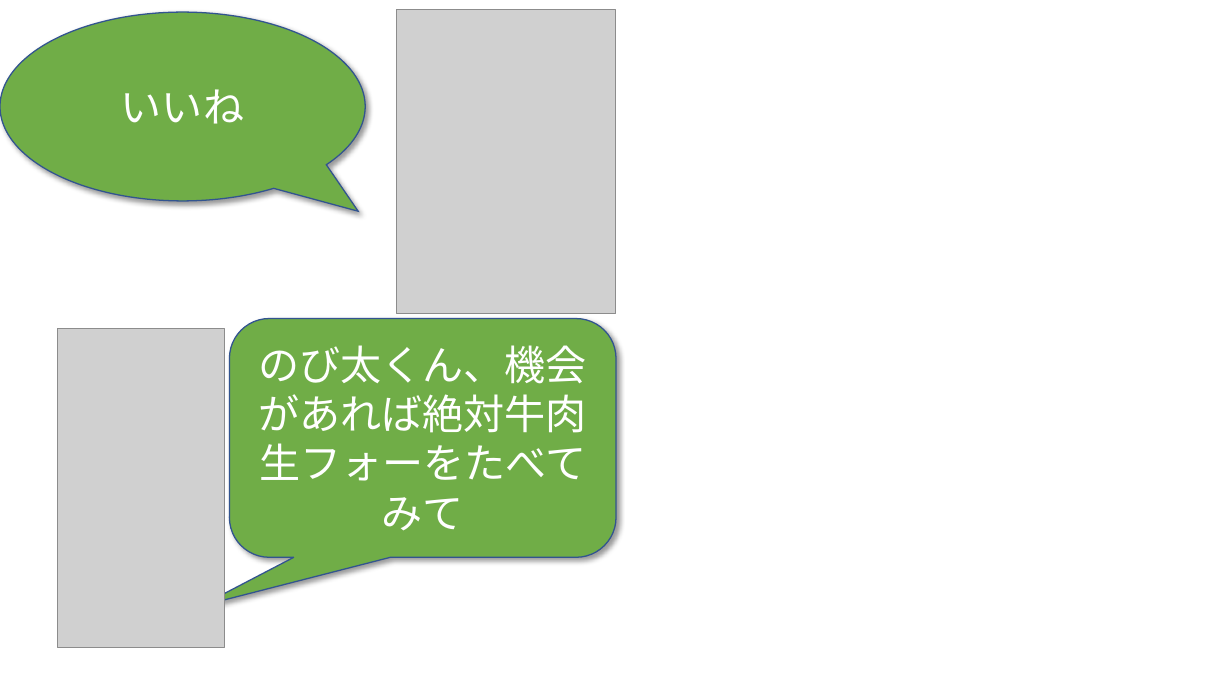
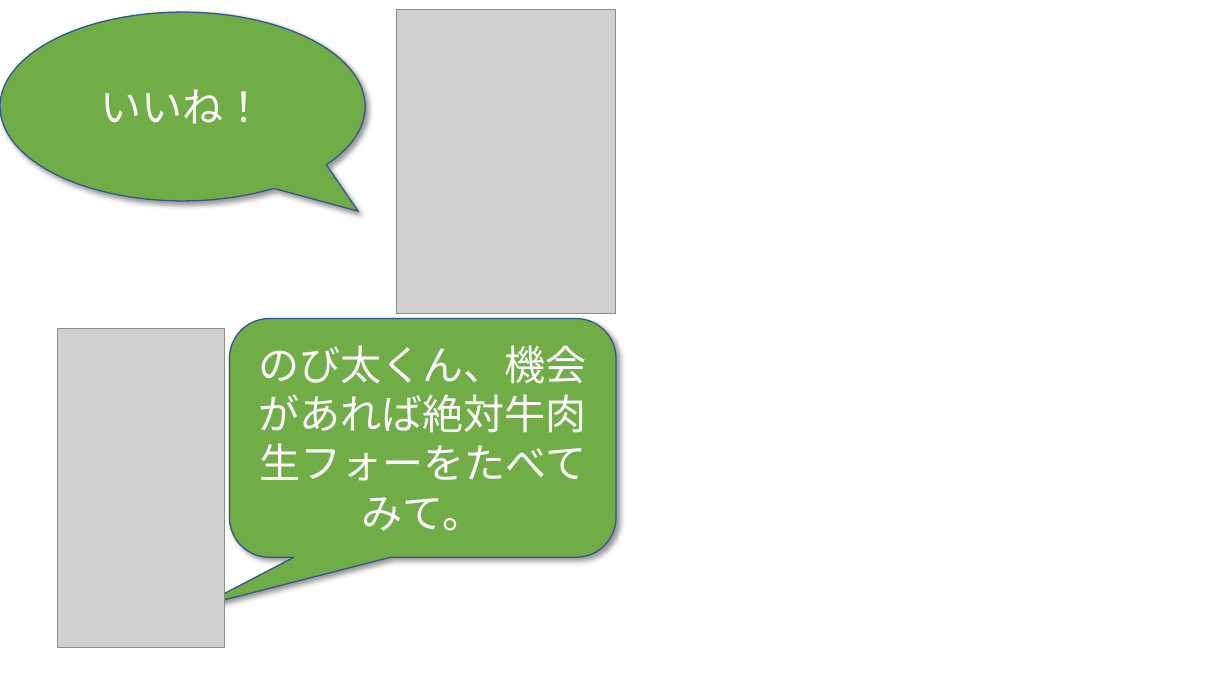
Before and after one commit to phuchung97/phuchung97.github.io, a slide deck: slide 11 of design/story.pptx. Drawn at 1232x693 pixels with LibreOffice and Linux fonts; fonts in the diff are those of the drawing; grey boxes stand for pictures; background and template pictures are left out. Boxes give left, top, right and bottom in pixels: in the first picture for what was removed or moved away, otherwise in the second. Text is boxed around its words. In the diff, an @@ line names an element or a change of style, - is before the commit and + after.

```diff
--- a/design/story.pptx
+++ b/design/story.pptx
@@ text in speech bubble at bbox=[100, 89, 264, 124]: text changed @@
-いいね
+いいね！
@@ text in rounded speech box at bbox=[258, 345, 587, 531]: text changed @@
-のび太くん、機会があれば絶対牛肉生フォーをたべてみて
+のび太くん、機会があれば絶対牛肉生フォーをたべてみて。
```
Also in this commit, not shown: 16 other slides changed, 24 other files.
